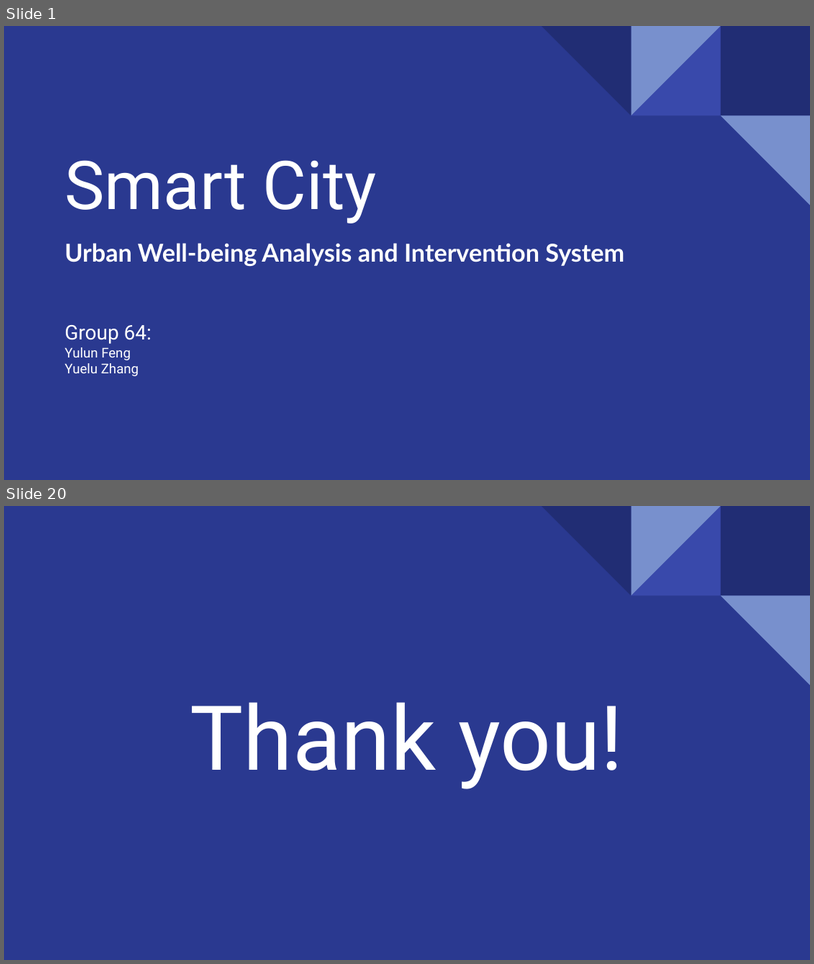
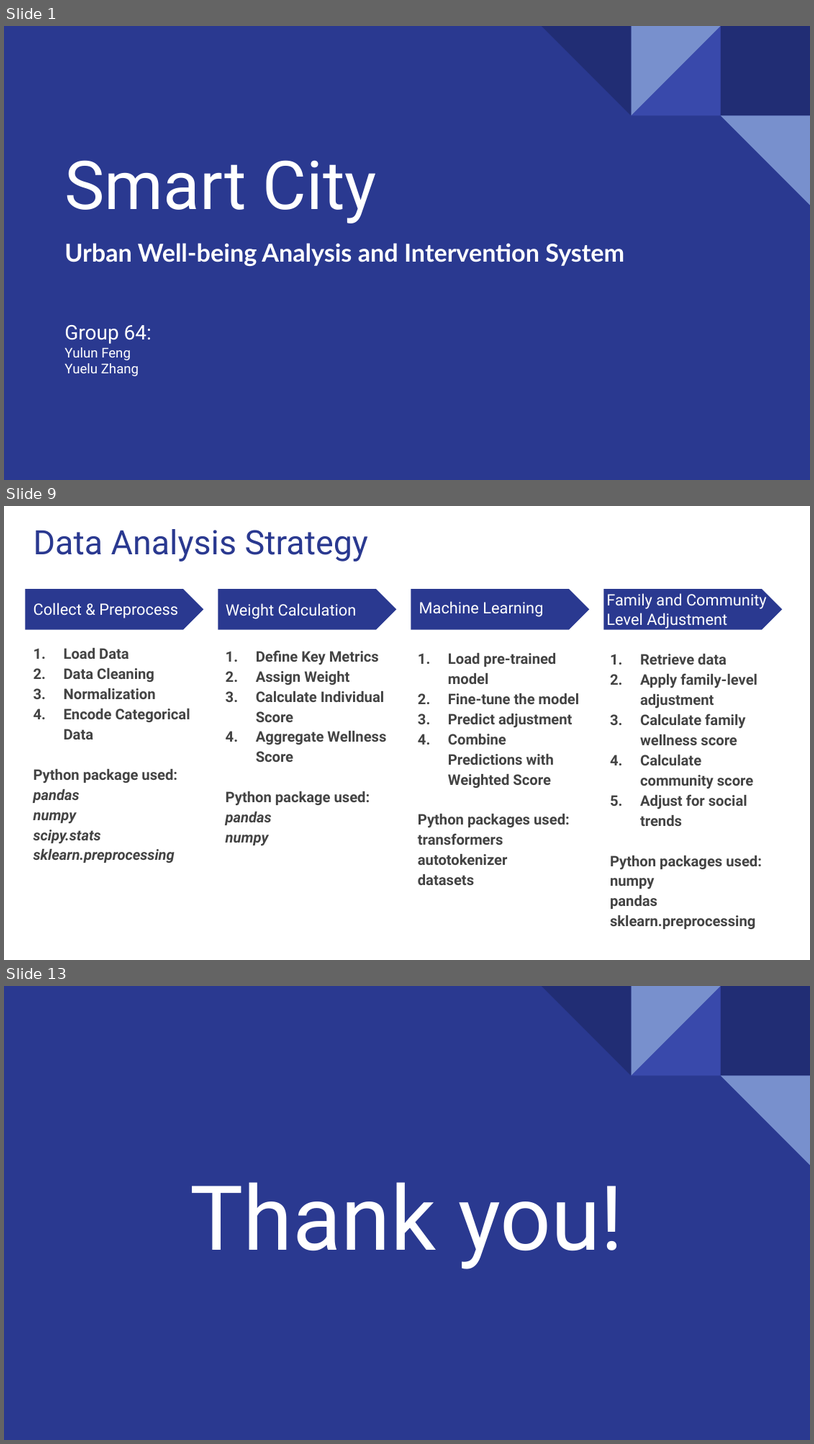
Before and after one commit to yfeng445/NEU, a slide deck: 1/INFO 5100/Asmts/Group Assignment 1/Deliverables/Presentation.pptx. Shown one above the other, each under a label of ours: slides 1 and 20 before the commit, slides 1, 9 and 13 after it; the slides between them are not shown. The pictures are 814x964 and 814x1444 pixels, drawn with LibreOffice and Linux fonts; fonts in the diff are those of the drawing; background and template pictures are left out. Boxes give left, top, right and bottom in pixels: in the first picture for what was removed or moved away, otherwise in the second. Text is boxed around its words. In the diff, an @@ line names an element or a change of style, - is before the commit and + after.

```diff
--- a/1/INFO 5100/Asmts/Group Assignment 1/Deliverables/Presentation.pptx
+++ b/1/INFO 5100/Asmts/Group Assignment 1/Deliverables/Presentation.pptx
@@ slide 9 added at [4, 506, 810, 960], background #FFFFFF @@
@@ title added at [34, 529, 368, 561], 30 pt, text #2A3990 @@
+Data Analysis Strategy
@@ pentagon arrow added at [25, 589, 203, 629], fill #2A3990 @@
@@ pentagon arrow added at [219, 589, 396, 629], fill #2A3990 @@
@@ pentagon arrow added at [412, 589, 589, 629], fill #2A3990 @@
@@ pentagon arrow added at [604, 589, 782, 629], fill #2A3990 @@
@@ text added at [607, 591, 767, 628], 14 pt, text #FFFFFF @@
+Family and Community Level Adjustment
@@ text added at [34, 602, 178, 618], 14 pt, text #FFFFFF @@
+Collect & Preprocess
@@ text added at [226, 603, 357, 619], 14 pt, text #FFFFFF @@
+Weight Calculation
@@ text added at [394, 609, 467, 633], 18 pt, text #FFFFFF @@
+Phase 2
@@ text added at [419, 601, 543, 617], 14 pt, text #FFFFFF @@
+Machine Learning
@@ text added at [34, 648, 190, 862], 13 pt, text #434343, bold @@
+1. Load Data
+2. Data Cleaning
+3. Normalization
+4. Encode Categorical Data
+Python package used:
+pandas
+numpy
+scipy.stats
+sklearn.preprocessing
@@ text added at [226, 650, 386, 846], 13 pt, text #434343, bold @@
+1. Define Key Metrics
+2. Assign Weight
+3. Calculate Individual Score
+4. Aggregate Wellness Score
+Python package used:
+pandas
+numpy
@@ text added at [418, 653, 580, 885], 13 pt, text #434343, bold @@
+1. Load pre-trained model
+2. Fine-tune the model
+3. Predict adjustment
+4. Combine Predictions with Weighted Score
+Python packages used:
+transformers
+autotokenizer
+datasets
@@ text added at [610, 654, 762, 929], 13 pt, text #434343, bold @@
+1. Retrieve data
+2. Apply family-level adjustment
+3. Calculate family wellness score
+4. Calculate community score
+5. Adjust for social trends
+Python packages used:
+numpy
+pandas
+sklearn.preprocessing
@@ what was slide 20 is now slide 13 @@
```
Also in this commit, not shown: 3 slides changed, 7 other slides added, 4 slides removed, 1 other file.
